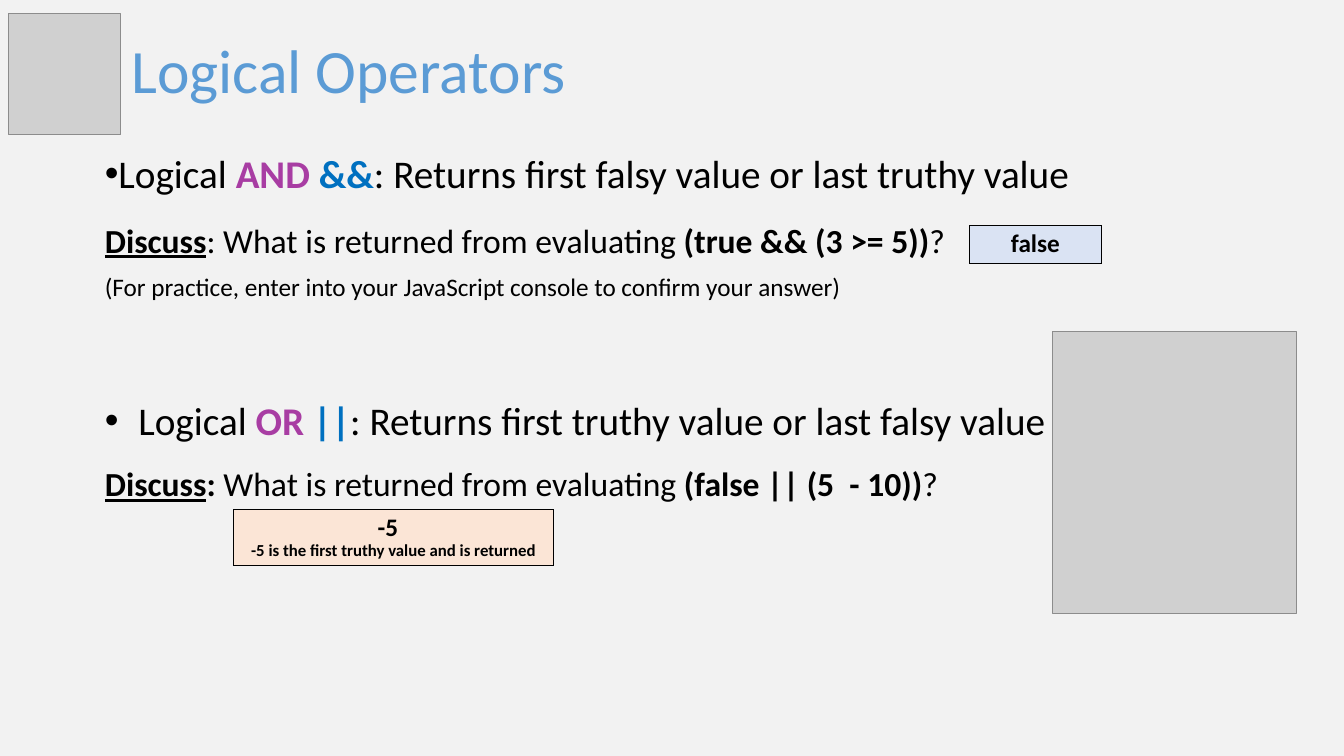
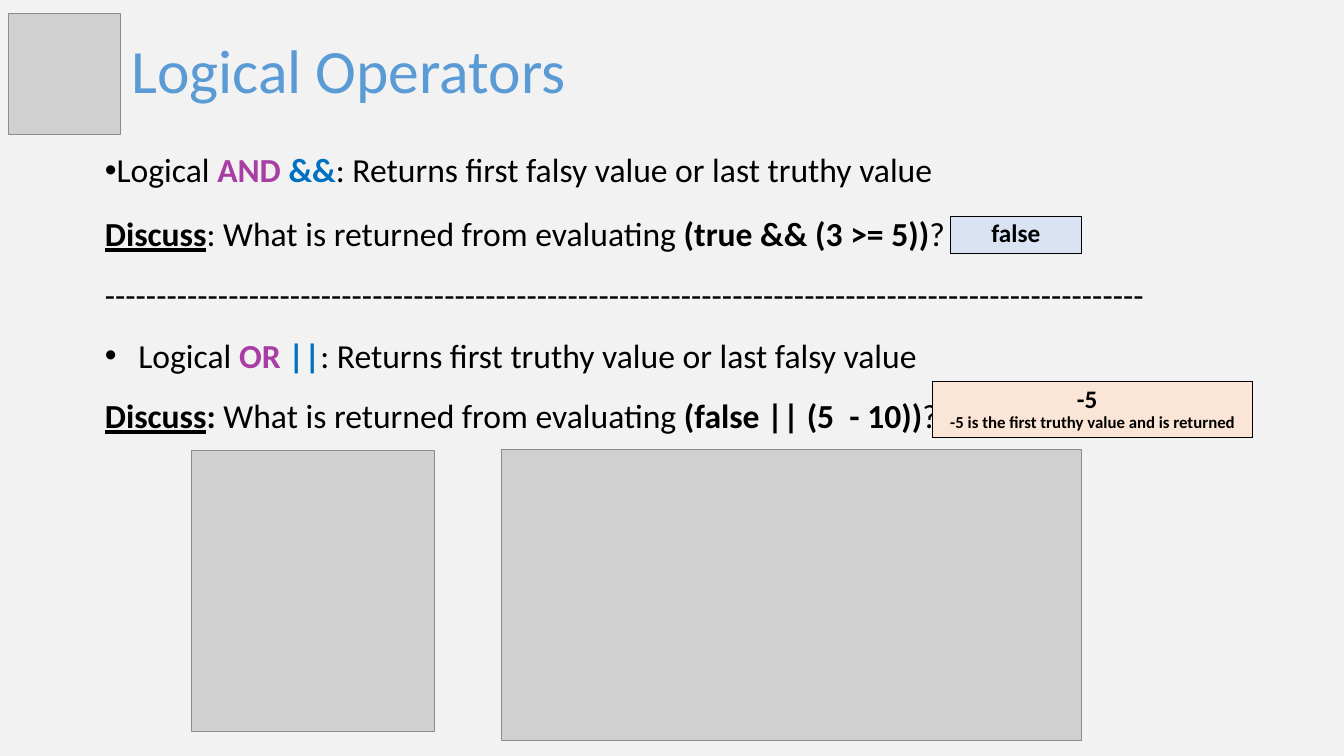
Before and after one commit to stephanieraymos/6-2021-cohort-week-3, a slide deck: slide 19 of Slides/Slides-week3.pptx. Drawn at 1344x756 pixels with LibreOffice and Linux fonts; fonts in the diff are those of the drawing; grey boxes stand for pictures. Boxes give left, top, right and bottom in pixels: in the first picture for what was removed or moved away, otherwise in the second. Text is boxed around its words. In the diff, an @@ line names an element or a change of style, - is before the commit and + after.

```diff
--- a/Slides/Slides-week3.pptx
+++ b/Slides/Slides-week3.pptx
@@ text at [117, 158, 932, 374]: size 28 to 24 pt in "Logical AND &&: Returns first falsy value ...", "Logical OR ||: Returns first truthy value ..." @@
@@ rectangle "false": place and size @@
-rectangle "false" at [970, 226, 1101, 263]
+rectangle "false" at [951, 216, 1082, 253]
@@ text at [105, 277, 840, 300]: text changed; size 18 to 24 pt @@
-(For practice, enter into your JavaScript console to confirm your answer)
+-----------------------------------------------------------------------------------------------------
@@ rectangle "-5 -5 is the first ...": place and size @@
-rectangle "-5 -5 is the first ..." at [234, 509, 554, 566]
+rectangle "-5 -5 is the first ..." at [934, 381, 1253, 438]
@@ picture: place and size @@
-picture at [1053, 332, 1297, 613]
+picture at [192, 451, 436, 732]
@@ picture added at [501, 450, 1082, 740] @@
```
Also in this commit, not shown: 3 other slides changed, 4 slides removed, 1 other file.
